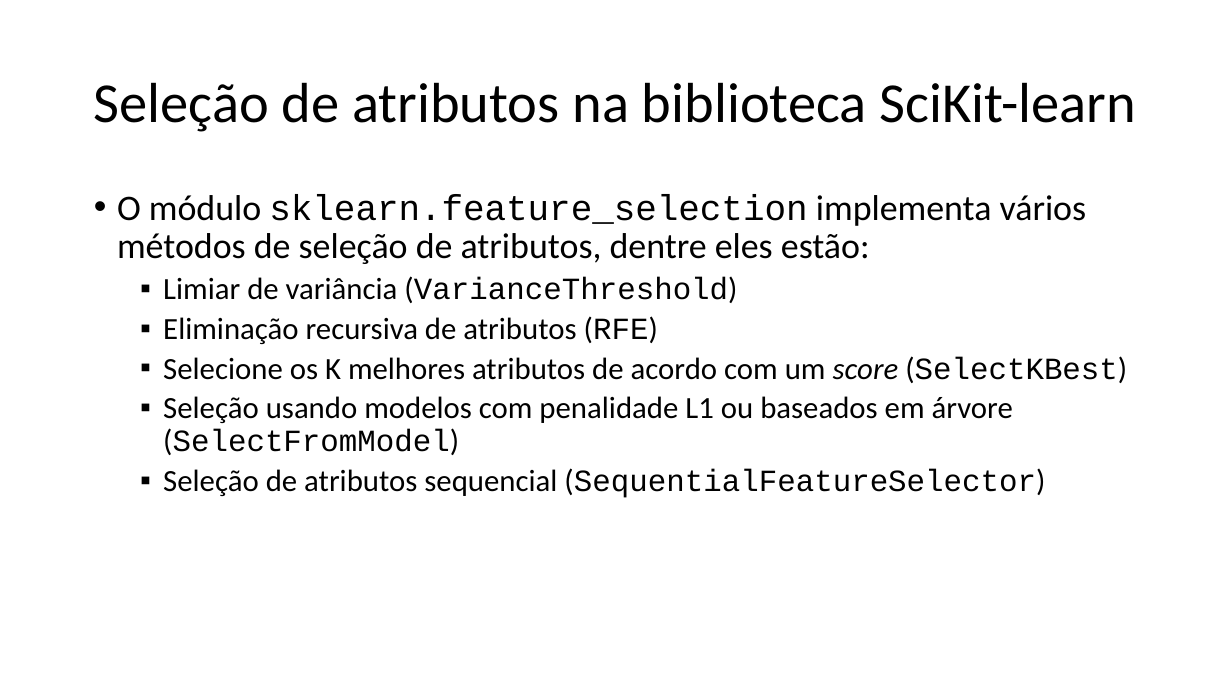
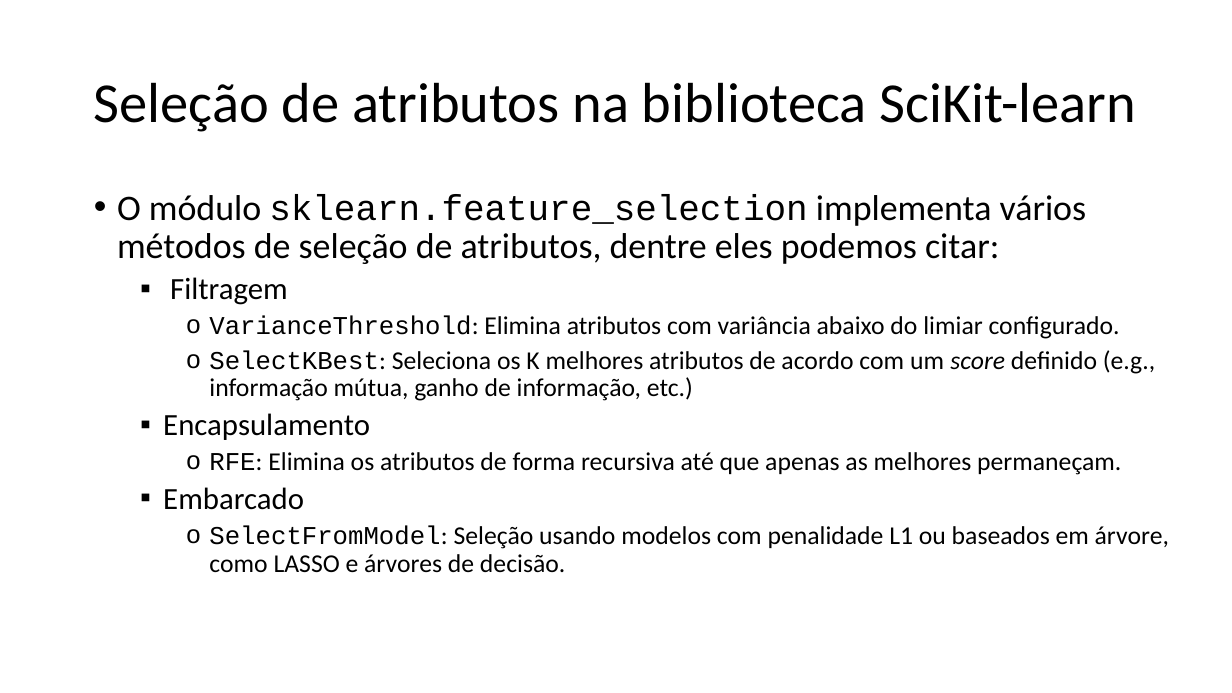
Before and after one commit to zz4fap/c24_inteligencia_artificial, a slide deck: slide 47 of slides/C24_Transformações.pptx (slide 45 before the commit). Drawn at 1232x693 pixels with LibreOffice and Linux fonts; fonts in the diff are those of the drawing. Boxes give left, top, right and bottom in pixels: in the first picture for what was removed or moved away, otherwise in the second. Text is boxed around its words. In the diff, an @@ line names an element or a change of style, - is before the commit and + after.

```diff
--- a/slides/C24_Transformações.pptx
+++ b/slides/C24_Transformações.pptx
@@ text at [117,194,1169,573]: text changed; size 24 to 20 pt @@
-• O módulo sklearn.feature_selection implementa vários métodos de seleção de atributos, dentre eles estão:
-  ▪ Limiar de variância (VarianceThreshold)
-  ▪ Eliminação recursiva de atributos (RFE)
-  ▪ Selecione os K melhores atributos de acordo com um score (SelectKBest)
-  ▪ Seleção usando modelos com penalidade L1 ou baseados em árvore (SelectFromModel)
-  ▪ Seleção de atributos sequencial (SequentialFeatureSelector)
+• O módulo sklearn.feature_selection implementa vários métodos de seleção de atributos, dentre eles podemos citar:
+  ▪ Filtragem
+    o VarianceThreshold: Elimina atributos com variância abaixo do limiar configurado.
+    o SelectKBest: Seleciona os K melhores atributos de acordo com um score definido (e.g., informação mútua, ganho de informação, etc.)
+  ▪ Encapsulamento
+    o RFE: Elimina os atributos de forma recursiva até que apenas as melhores permaneçam.
+  ▪ Embarcado
+    o SelectFromModel: Seleção usando modelos com penalidade L1 ou baseados em árvore, como LASSO e árvores de decisão.
```
Also in this commit, not shown: 35 other slides changed, 5 slides added, 2 slides removed, 5 other files.
